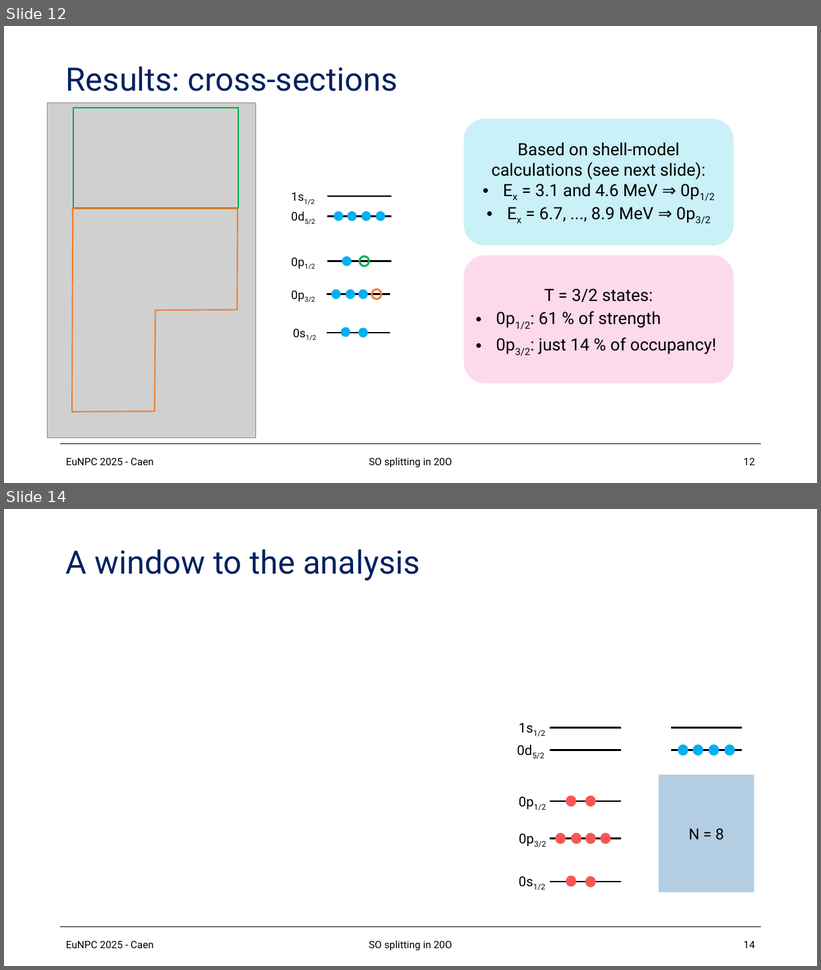
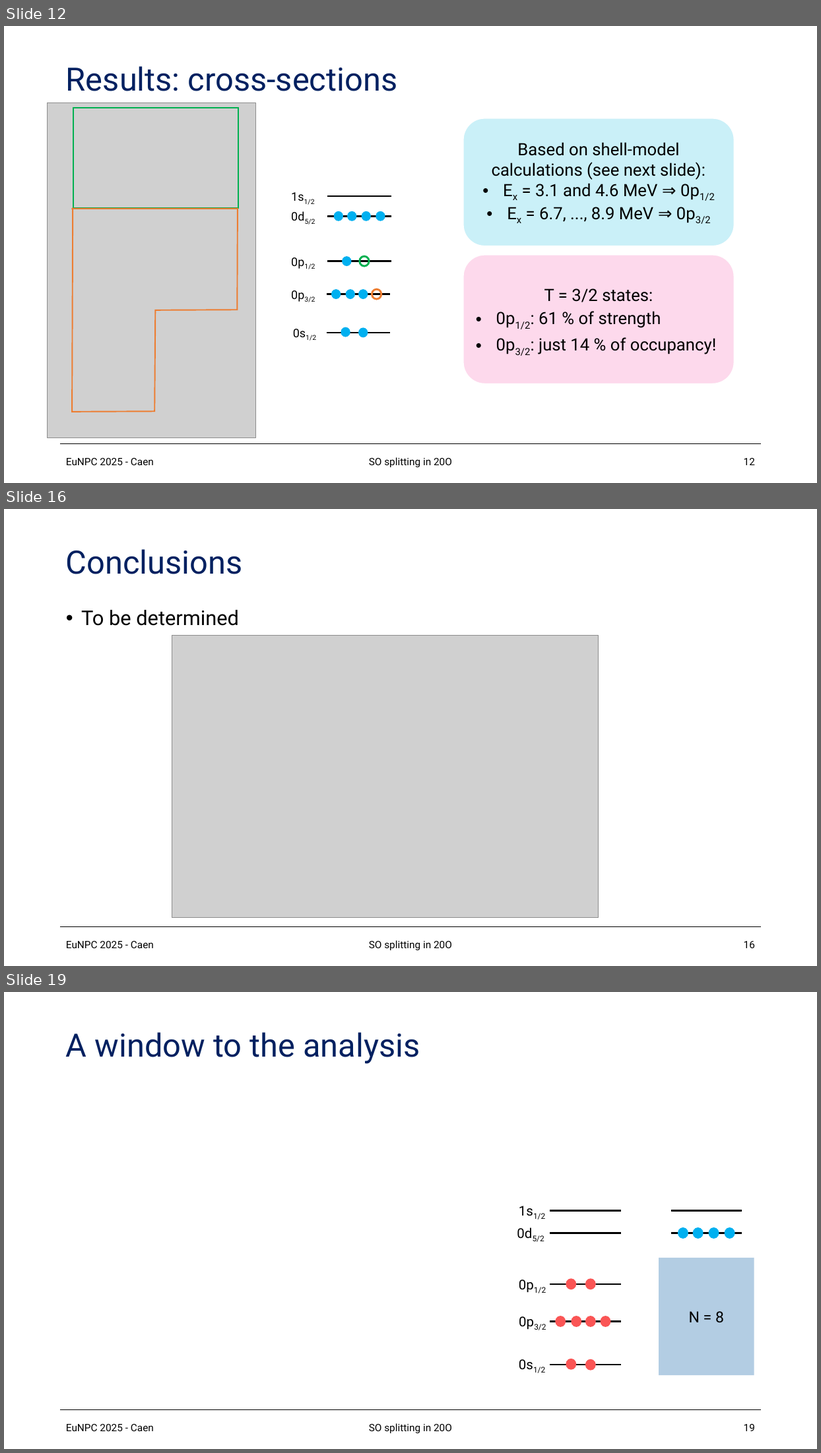
Before and after one commit to loopset/Docs, a slide deck: EuNPC/eunpc.pptx. Shown one above the other, each under a label of ours: slides 12 and 14 before the commit, slides 12, 16 and 19 after it; the slides between them are not shown. The pictures are 821x970 and 821x1453 pixels, drawn with LibreOffice and Linux fonts; fonts in the diff are those of the drawing; grey boxes stand for pictures. Boxes give left, top, right and bottom in pixels: in the first picture for what was removed or moved away, otherwise in the second. Text is boxed around its words. In the diff, an @@ line names an element or a change of style, - is before the commit and + after.

```diff
--- a/EuNPC/eunpc.pptx
+++ b/EuNPC/eunpc.pptx
@@ slide 16 added at (4,509,817,966), background #FFFFFF; not listed: 1 template element that a slide beside it also shows @@
@@ title added at (66,549,243,574), 38 pt, text #002060 @@
+Conclusions
@@ text added at (81,610,239,626), 24 pt, text #000000 @@
+• To be determined
@@ picture added at (172,636,599,918) @@
@@ text added at (66,941,154,949), 12 pt, text #000000 @@
+EuNPC 2025 - Caen
@@ text added at (369,941,452,951), 12 pt, text #000000 @@
+SO splitting in 20O
@@ page number added at (744,941,755,949), 12 pt, text #000000 @@
+16
@@ what was slide 14 is now slide 19 @@
@@ page number at (744,1424,755,1432): text changed @@
-14
+19
```
Also in this commit, not shown: 1 slide changed, 4 other slides added, 11 other files.
